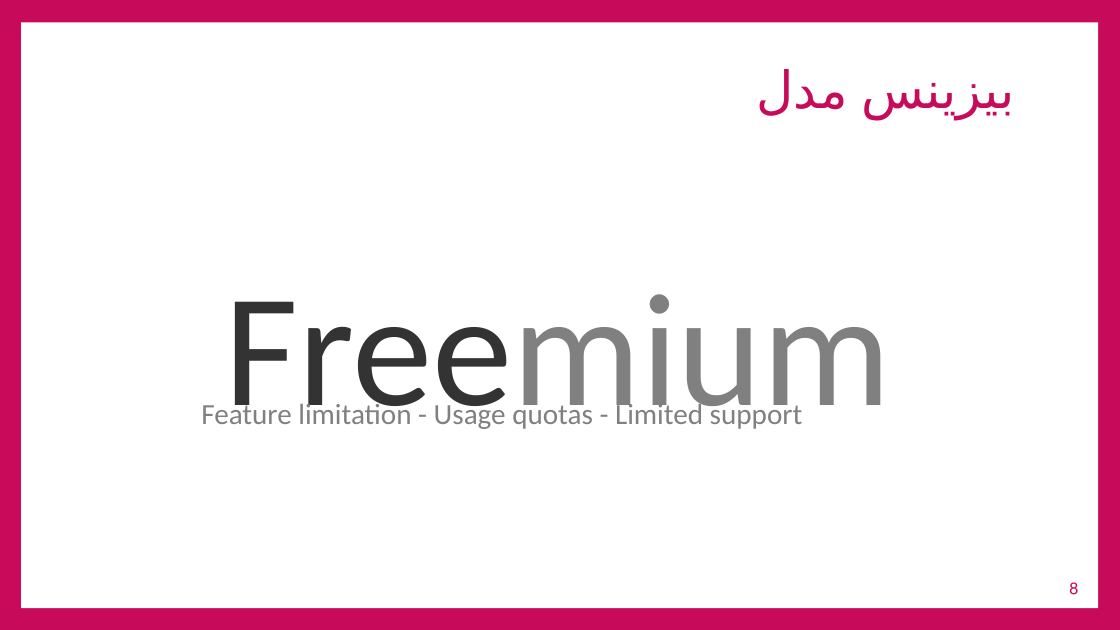
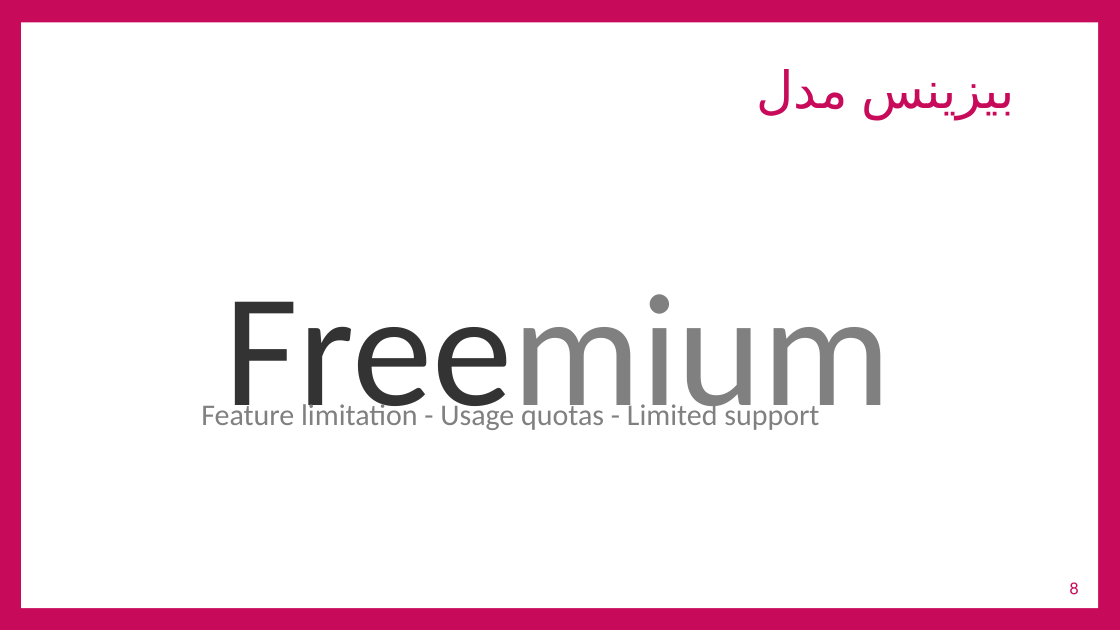
Before and after one commit to ghasemizade/talambar_cdn, a slide deck: slide 8 of business/PitchDeck/JIbres-PitchDeck-v1.pptx. Drawn at 1120x630 pixels with LibreOffice and Linux fonts; fonts in the diff are those of the drawing; background and template pictures are left out. Boxes give left, top, right and bottom in pixels: in the first picture for what was removed or moved away, otherwise in the second. Text is boxed around its words. In the diff, an @@ line names an element or a change of style, - is before the commit and + after.

```diff
--- a/business/PitchDeck/JIbres-PitchDeck-v1.pptx
+++ b/business/PitchDeck/JIbres-PitchDeck-v1.pptx
@@ text "Feature limitation - Usage quotas ..." at (201,400,819,430): size 25 to 25.7 pt @@
```
Also in this commit, not shown: 11 other slides changed, 1 slide added, 1 slide removed, 2 other files.
